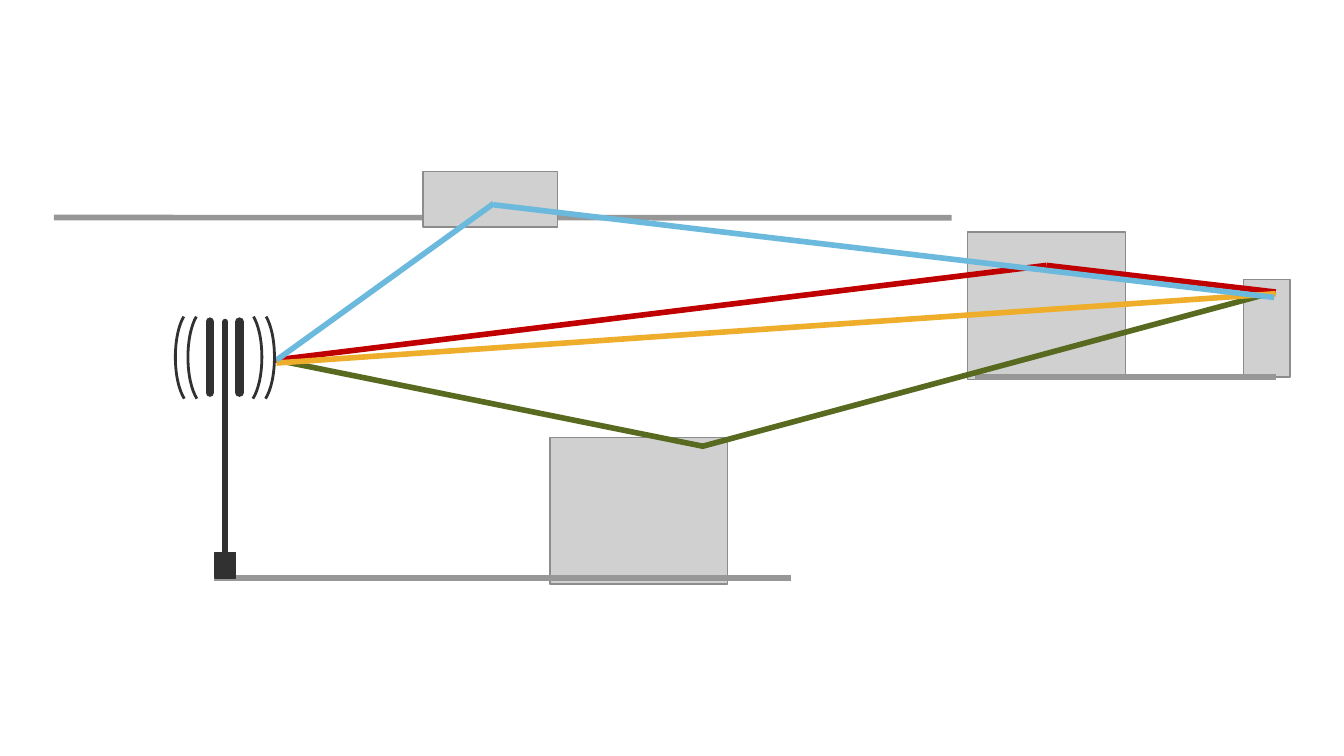
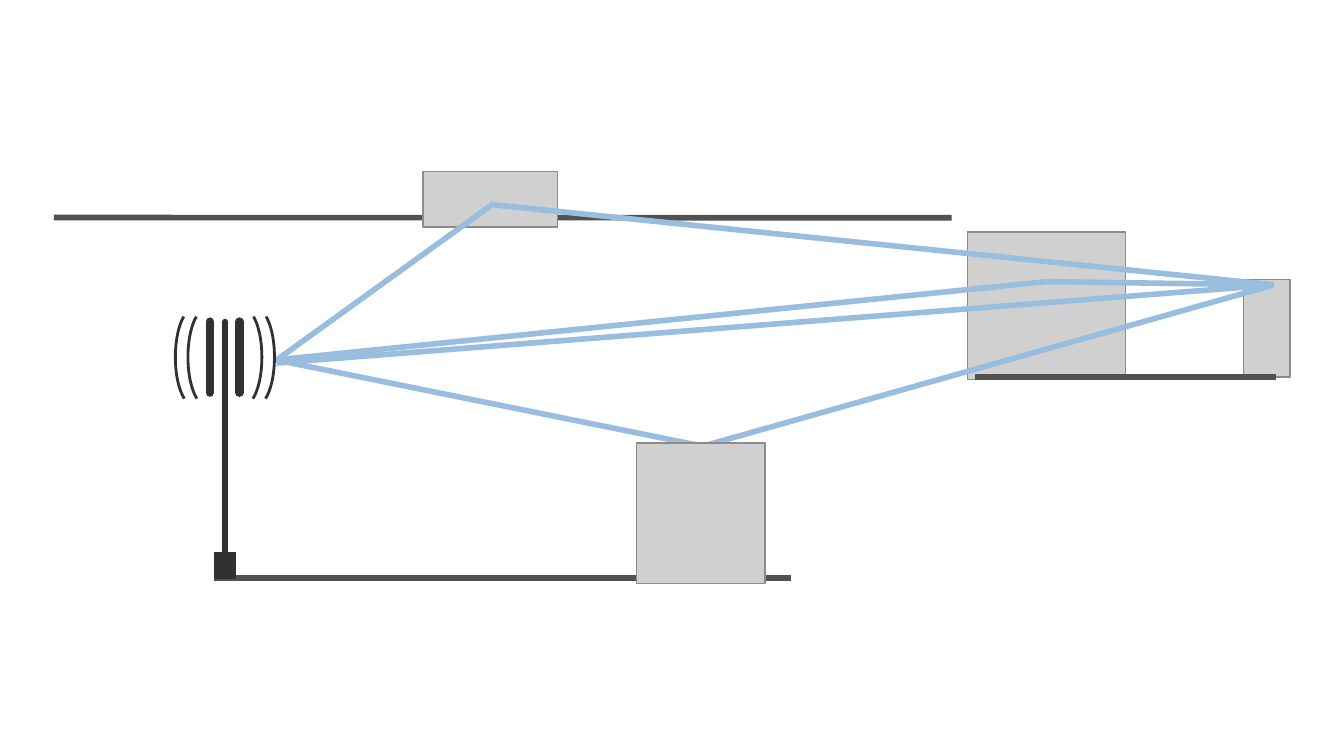
Before and after one commit to SystemsApproach/private5g, a slide deck: slide 15 of figures.pptx. Drawn at 1344x756 pixels with LibreOffice and Linux fonts; fonts in the diff are those of the drawing; grey boxes stand for pictures. Boxes give left, top, right and bottom in pixels: in the first picture for what was removed or moved away, otherwise in the second. Text is boxed around its words. In the diff, an @@ line names an element or a change of style, - is before the commit and + after.

```diff
--- a/figures.pptx
+++ b/figures.pptx
@@ line (277, 360) - (493, 203): stroke #6BBADD 3 pt to #99BDDF 3 pt @@
@@ line moved from (493, 204) - (1274, 297) to (493, 204) - (1274, 285) @@
@@ line (493, 204) - (1274, 285): stroke #6BBADD 3 pt to #99BDDF 3 pt @@
@@ line (54, 218) - (952, 218): stroke #979797 3 pt to #515151 3 pt @@
@@ line moved from (274, 360) - (1047, 266) to (274, 360) - (1047, 282) @@
@@ line (274, 360) - (1047, 282): stroke #C00000 3 pt to #99BDDF 3 pt @@
@@ line moved from (277, 363) - (1275, 294) to (277, 363) - (1274, 285) @@
@@ line (277, 363) - (1274, 285): stroke #EEAD2A 3 pt to #99BDDF 3 pt @@
@@ line moved from (703, 446) - (1274, 292) to (703, 446) - (1274, 285) @@
@@ line (703, 446) - (1274, 285): stroke #586A1F 3 pt to #99BDDF 3 pt @@
@@ line moved from (1047, 266) - (1275, 292) to (1047, 282) - (1274, 285) @@
@@ line (1047, 282) - (1274, 285): stroke #C00000 3 pt to #99BDDF 3 pt @@
@@ line (277, 360) - (704, 446): stroke #586A1F 3 pt to #99BDDF 3 pt @@
@@ line (976, 378) - (1275, 378): stroke #979797 3 pt to #515151 3 pt @@
@@ picture removed at (x1=550, y1=438, x2=727, y2=585) @@
@@ picture added at (x1=637, y1=444, x2=766, y2=585) @@
@@ line (214, 578) - (792, 578): stroke #979797 3 pt to #515151 3 pt @@
```
Also in this commit, not shown: 23 other slides changed, 3 slides removed, 29 other files.
